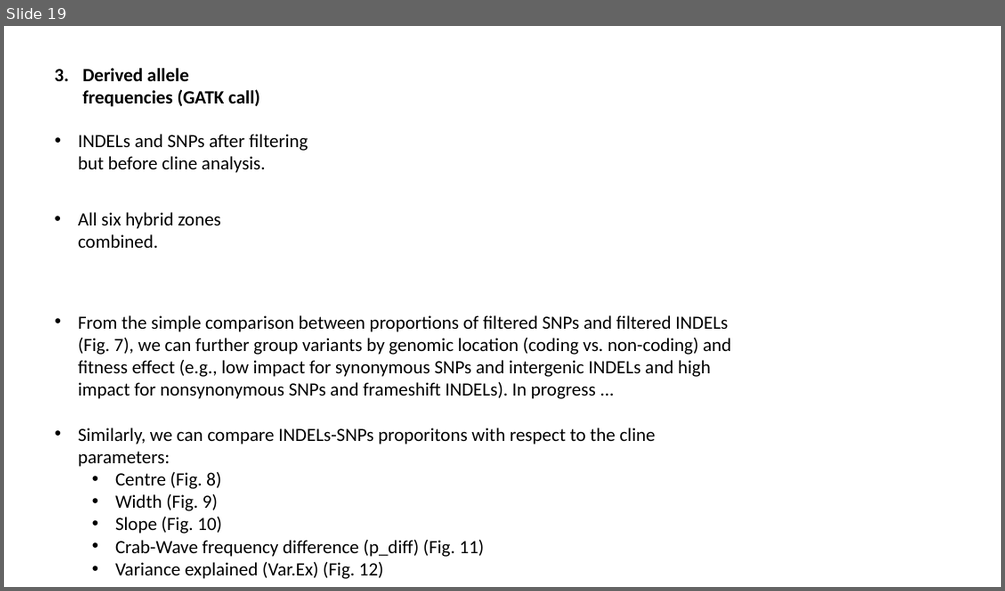
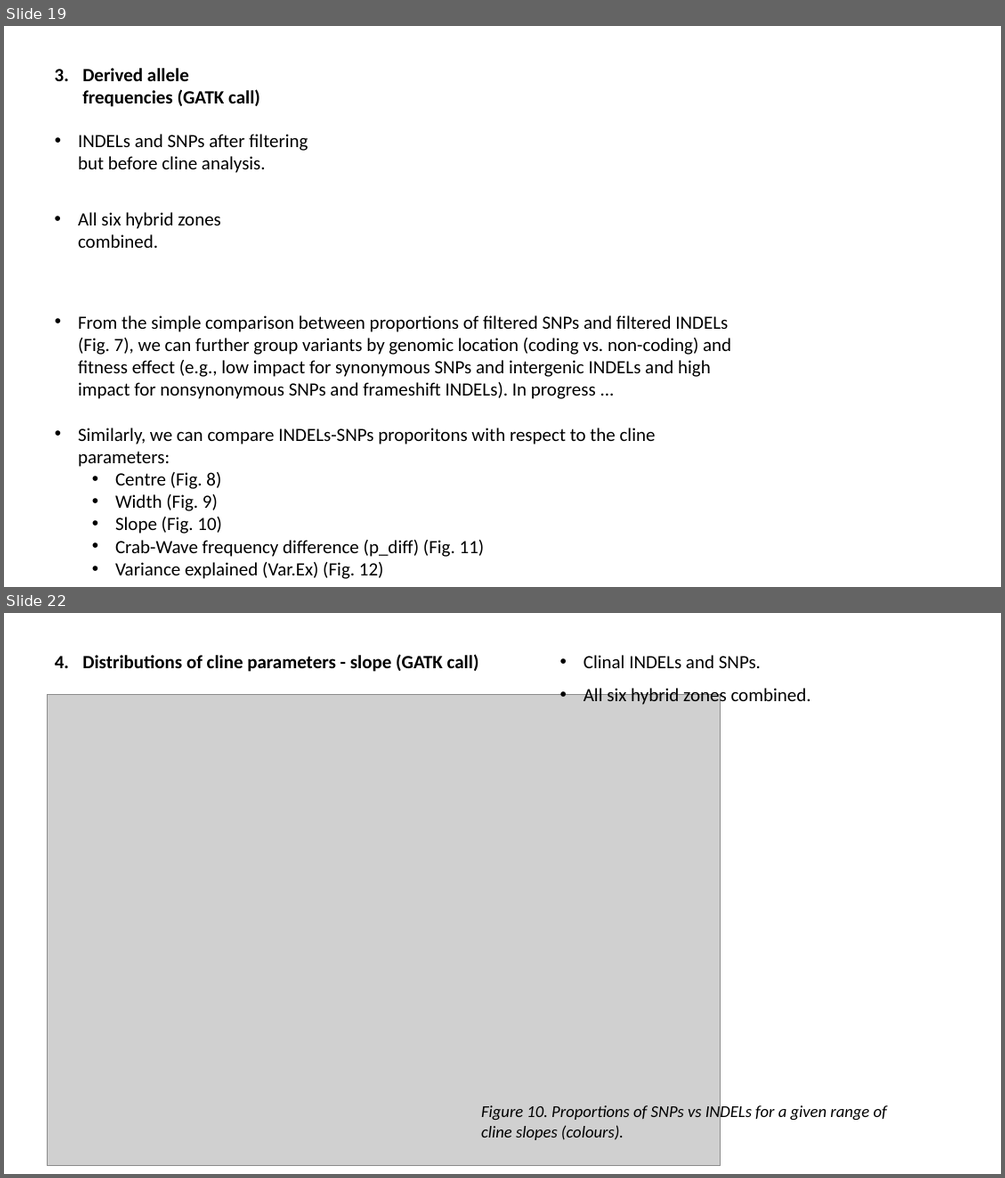
Before and after one commit to sam0per/Littorina_saxatilis_short_variants, a slide deck: short_genetic_variants/docs/short_indels.pptx. Shown one above the other, each under a label of ours: slide 19 before the commit, slides 19 and 22 after it; the slides between them are not shown. The pictures are 1005x591 and 1005x1178 pixels, drawn with LibreOffice and Linux fonts; fonts in the diff are those of the drawing; grey boxes stand for pictures. Boxes give left, top, right and bottom in pixels: in the first picture for what was removed or moved away, otherwise in the second. Text is boxed around its words. In the diff, an @@ line names an element or a change of style, - is before the commit and + after.

Commit message:
figures indel-snp 5 cline parameters comparison

```diff
--- a/short_genetic_variants/docs/short_indels.pptx
+++ b/short_genetic_variants/docs/short_indels.pptx
@@ slide 22 added at [4,613,1001,1174], background #FFFFFF @@
@@ text added at [82,654,479,672], 18 pt, text #000000, bold @@
+4. Distributions of cline parameters - slope (GATK call)
@@ text added at [583,655,760,668], 18 pt, text #000000 @@
+• Clinal INDELs and SNPs.
@@ text added at [583,685,811,706], 18 pt, text #000000 @@
+• All six hybrid zones combined.
@@ picture added at [48,695,720,1166] @@
@@ text added at [481,1103,887,1140], 16 pt, text #000000, italic @@
+Figure 10. Proportions of SNPs vs INDELs for a given range of cline slopes (colours).
```
Also in this commit, not shown: 1 slide changed, 3 other slides added, 2 other files.
